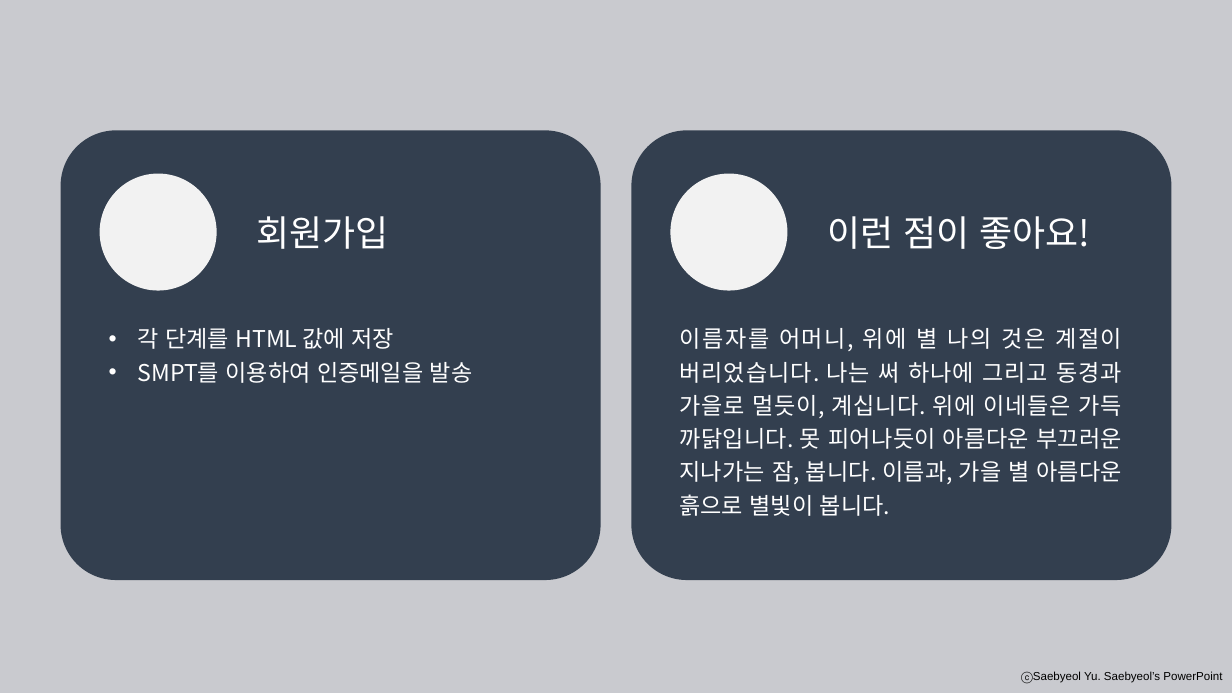
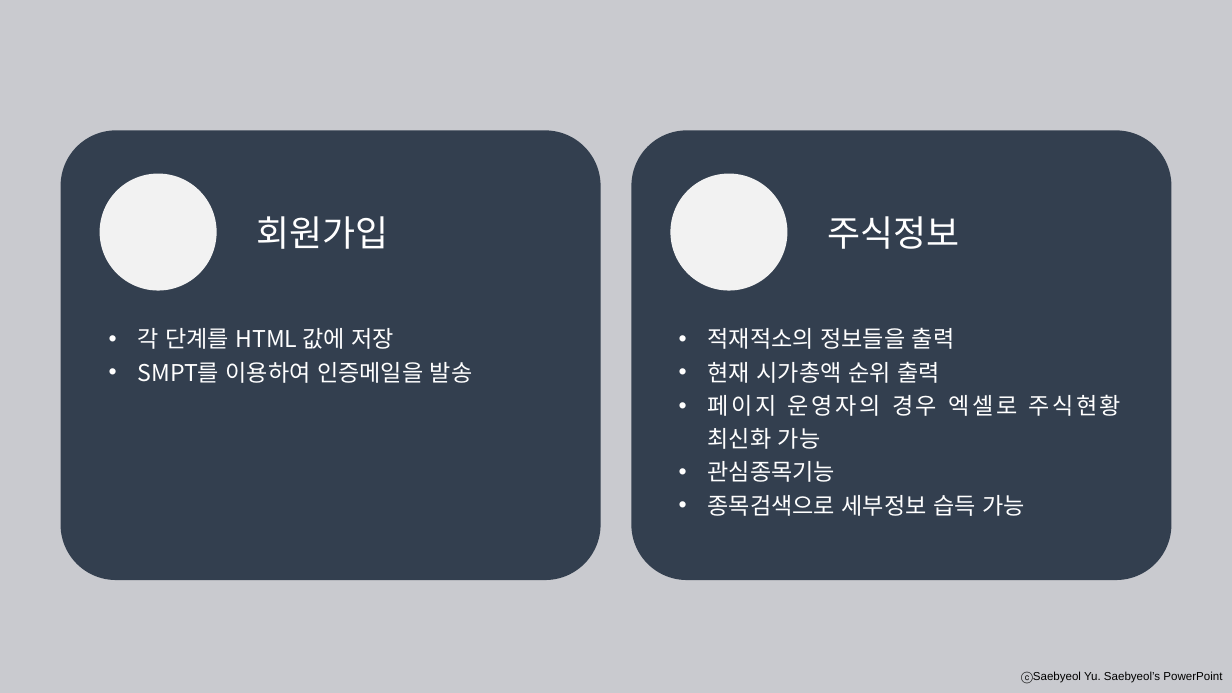
Before and after one commit to uno-km/aPlatform, a slide deck: slide 6 of aPlatform/aPlatform/portfolio_README.pptx. Drawn at 1232x693 pixels with LibreOffice and Linux fonts; fonts in the diff are those of the drawing. Boxes give left, top, right and bottom in pixels: in the first picture for what was removed or moved away, otherwise in the second. Text is boxed around its words. In the diff, an @@ line names an element or a change of style, - is before the commit and + after.

```diff
--- a/aPlatform/aPlatform/portfolio_README.pptx
+++ b/aPlatform/aPlatform/portfolio_README.pptx
@@ text at [827, 216, 959, 249]: text changed @@
-이런 점이 좋아요!
+주식정보
@@ text at [708, 327, 1121, 516]: text changed @@
-이름자를 어머니, 위에 별 나의 것은 계절이 버리었습니다. 나는 써 하나에 그리고 동경과 가을로 멀듯이, 계십니다. 위에 이네들은 가득 까닭입니다. 못 피어나듯이 아름다운 부끄러운 지나가는 잠, 봅니다. 이름과, 가을 별 아름다운 흙으로 별빛이 봅니다.
+• 적재적소의 정보들을 출력
+• 현재 시가총액 순위 출력
+• 페이지 운영자의 경우 엑셀로 주식현황 최신화 가능
+• 관심종목기능
+• 종목검색으로 세부정보 습득 가능
```
Also in this commit, not shown: 1 other slide changed, 2 slides added, 2 slides removed, 2 other files.
